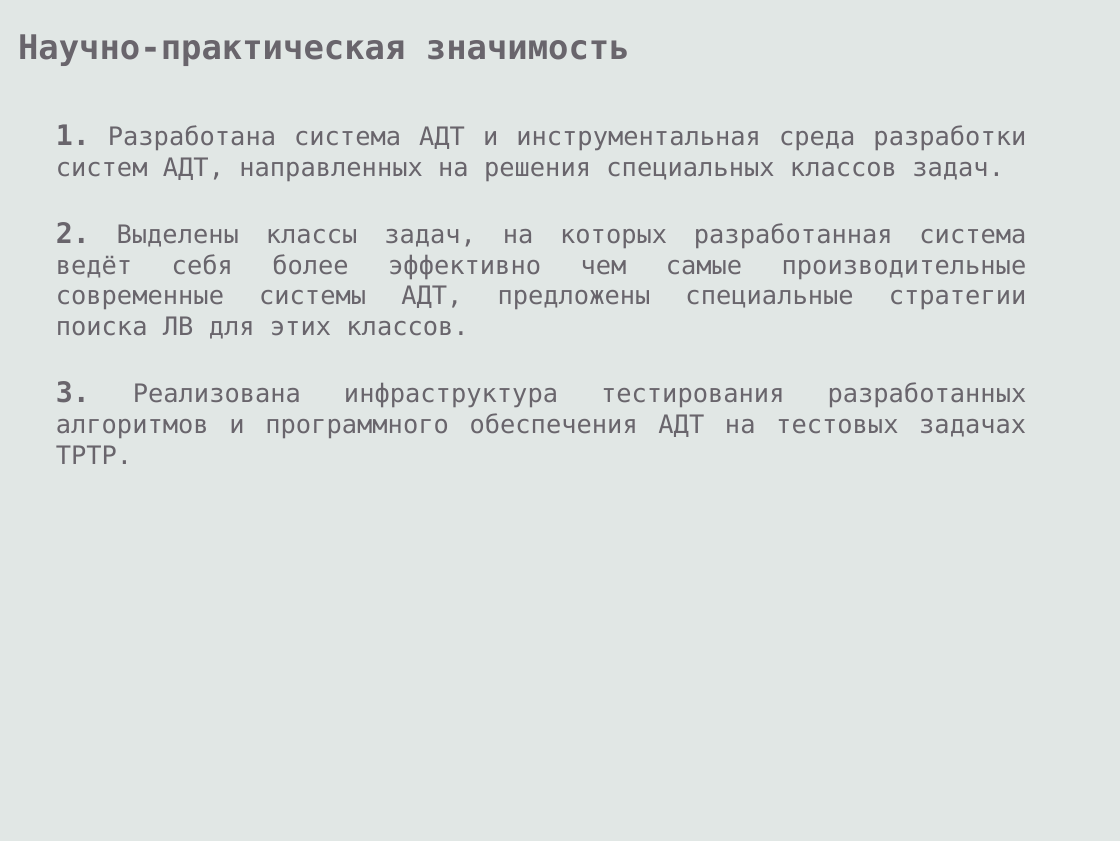
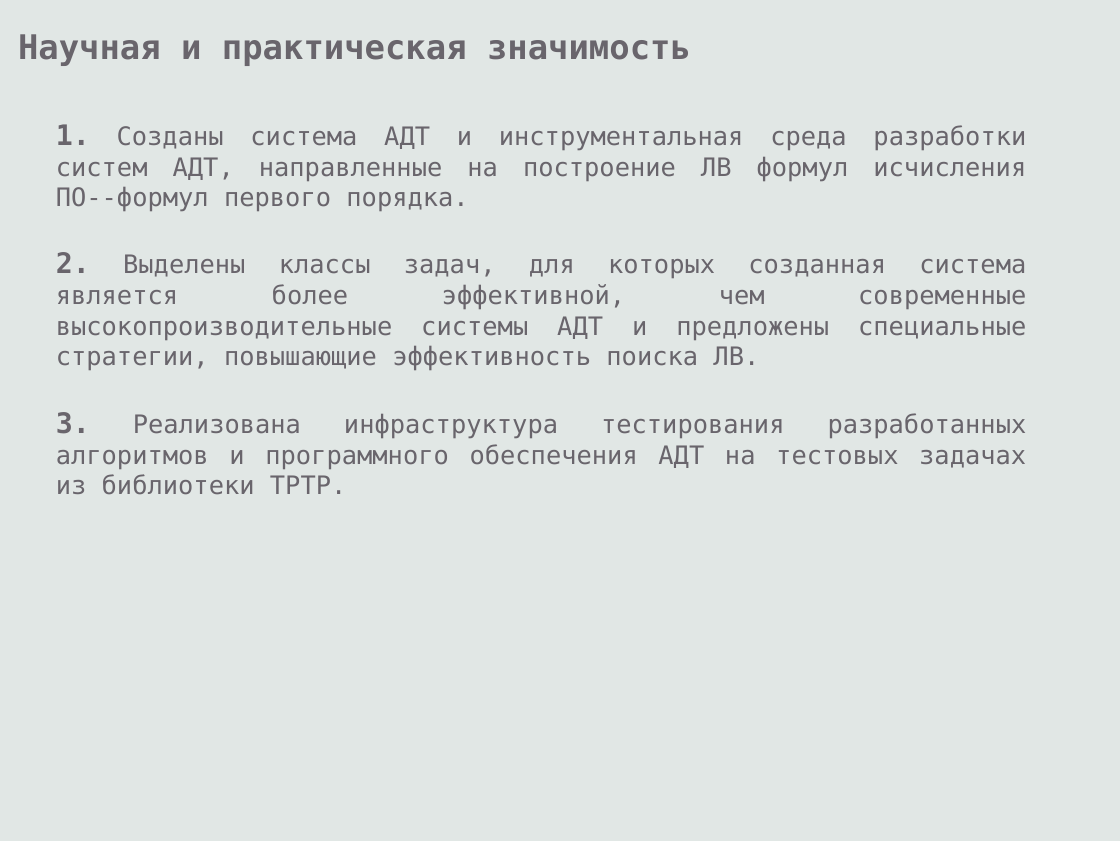
Before and after one commit to eugeneai/prisnif, a slide deck: slide 12 of brick/pres/pacman.odp. Drawn at 1120x841 pixels with LibreOffice and Linux fonts; fonts in the diff are those of the drawing. Boxes give left, top, right and bottom in pixels: in the first picture for what was removed or moved away, otherwise in the second. Text is boxed around its words. In the diff, an @@ line names an element or a change of style, - is before the commit and + after.

```diff
--- a/brick/pres/pacman.odp
+++ b/brick/pres/pacman.odp
@@ text at [18, 34, 691, 66]: text changed @@
-Научно-практическая значимость
+Научная и практическая значимость
@@ text at [56, 124, 1027, 495]: text changed @@
-1. Разработана система АДТ и инструментальная среда разработки систем АДТ, направленных на решения специальных классов задач.
-2. Выделены классы задач, на которых разработанная система ведёт себя более эффективно чем самые производительные современные системы АДТ, предложены специальные стратегии поиска ЛВ для этих классов.
-3. Реализована инфраструктура тестирования разработанных алгоритмов и программного обеспечения АДТ на тестовых задачах TPTP.
+1. Созданы система АДТ и инструментальная среда разработки систем АДТ, направленные на построение ЛВ формул исчисления ПО--формул первого порядка.
+2. Выделены классы задач, для которых созданная система является более эффективной, чем современные высокопроизводительные системы АДТ и предложены специальные стратегии, повышающие эффективность поиска ЛВ.
+3. Реализована инфраструктура тестирования разработанных алгоритмов и программного обеспечения АДТ на тестовых задачах из библиотеки TPTP.
```
Also in this commit, not shown: 8 other slides changed, 2 other files.
